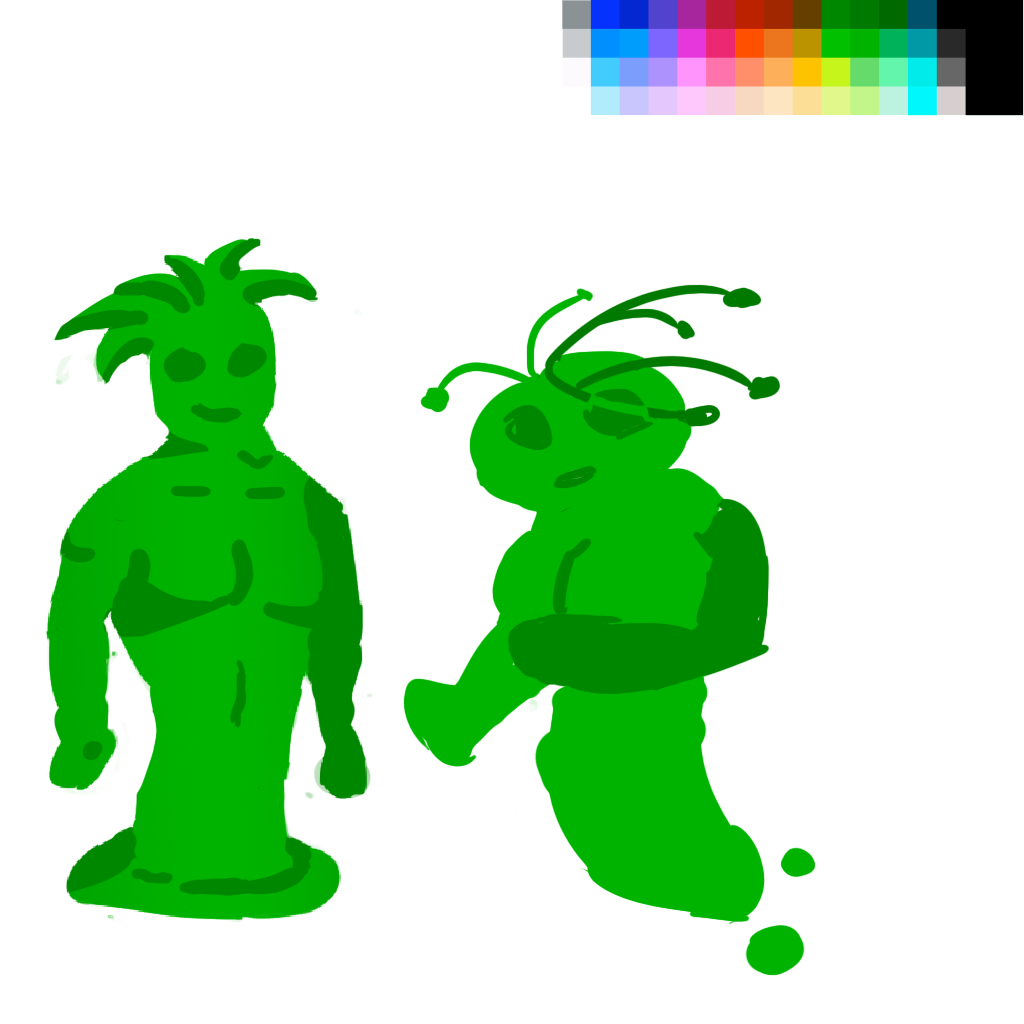
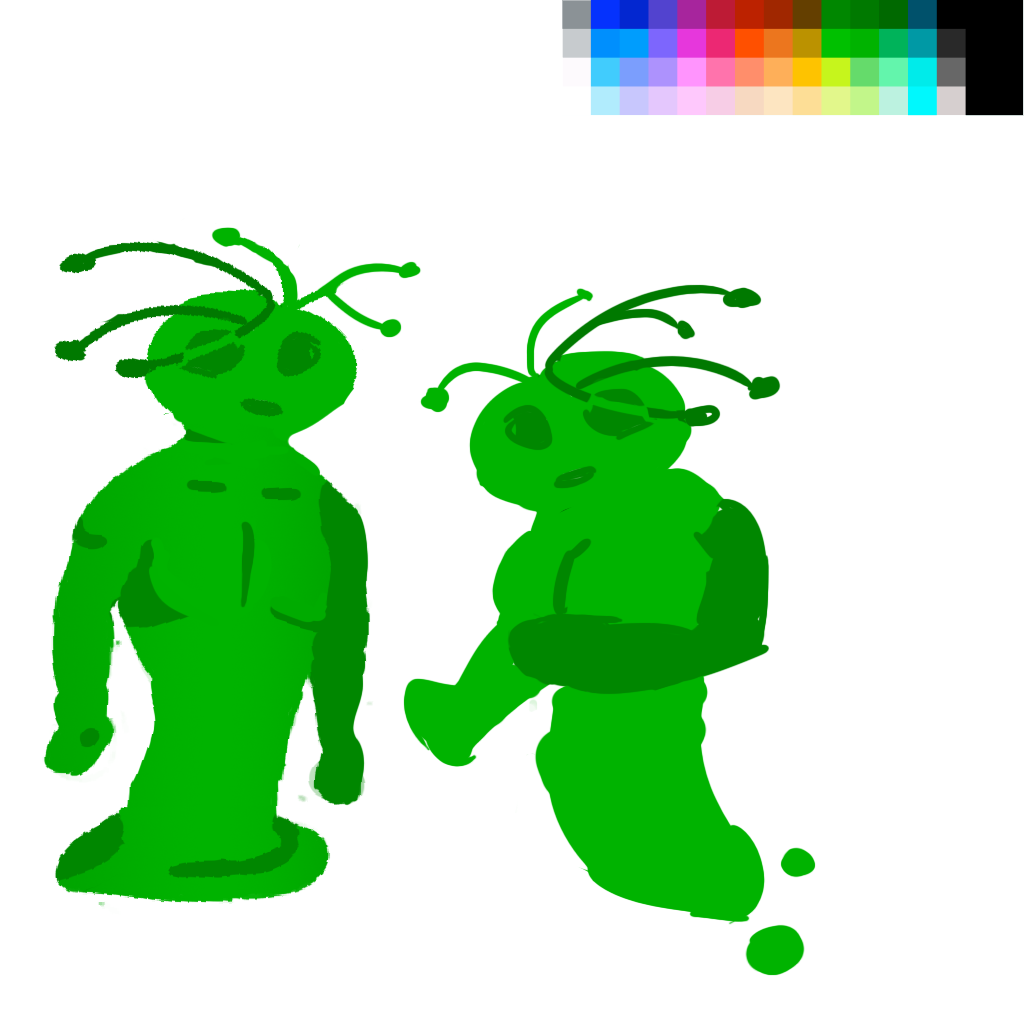
The second 1024 x 1024 image is a revision of the first. Changes to its layers:
showed group "Qinu2" (1st of 3) (1 layers) over [42, 223, 422, 915]
painted on "Layer 15" over [58, 223, 408, 607]
hid group "Qinu2" (2nd of 3) (3 layers) over [42, 223, 422, 922]
painted on "Layer 16" over [55, 356, 92, 385]
